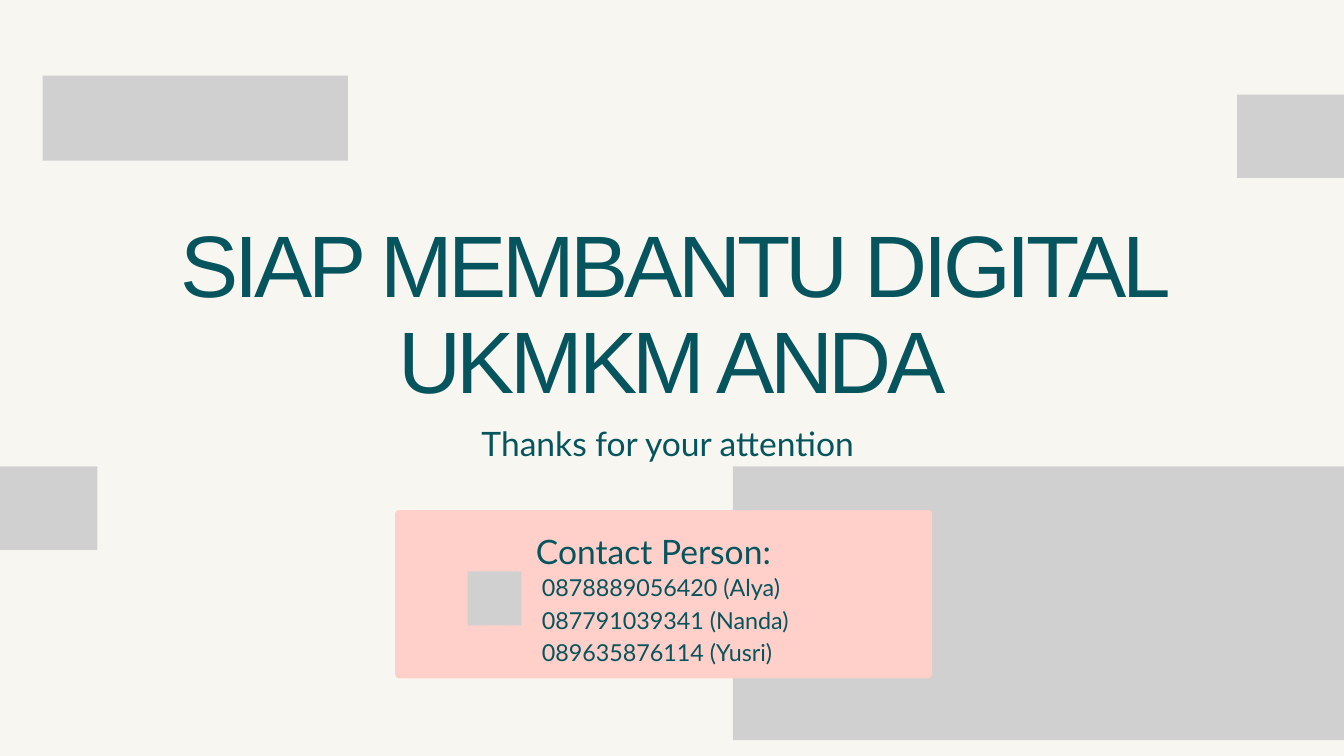
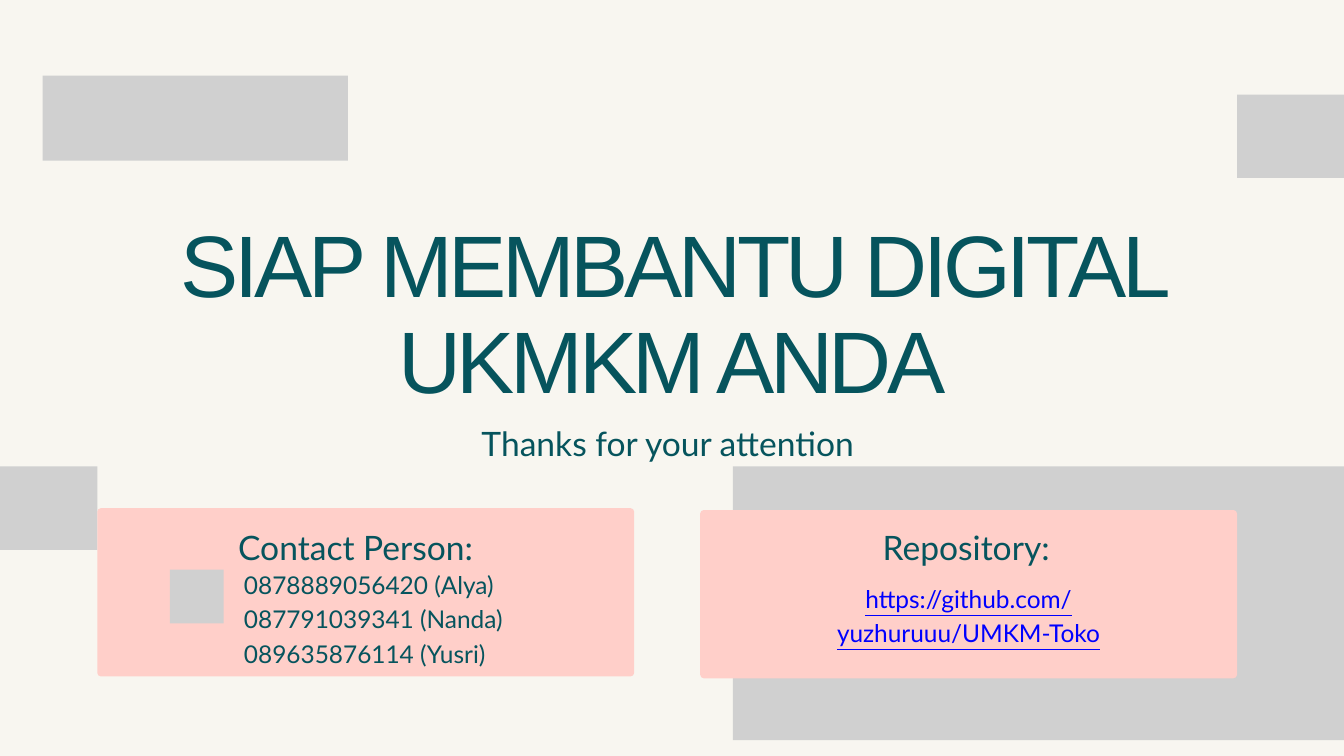
Before and after one commit to yuzhuruuu/UMKM-Toko, a slide deck: slide 13 of PPT Project UMKM Toko.pptx. Drawn at 1344x756 pixels with LibreOffice and Linux fonts; fonts in the diff are those of the drawing; grey boxes stand for pictures. Boxes give left, top, right and bottom in pixels: in the first picture for what was removed or moved away, otherwise in the second. Text is boxed around its words. In the diff, an @@ line names an element or a change of style, - is before the commit and + after.

Commit message:
Update file presentasi PPT

```diff
--- a/PPT Project UMKM Toko.pptx
+++ b/PPT Project UMKM Toko.pptx
@@ freeform shape: place and size @@
-freeform shape at (395, 510, 932, 678)
+freeform shape at (97, 508, 634, 676)
@@ text "Contact Person:": place and size @@
-text "Contact Person:" at (536, 539, 771, 565)
+text "Contact Person:" at (238, 535, 473, 561)
@@ freeform shape added at (700, 510, 1237, 678), fill #FFCFC9 @@
@@ text added at (883, 535, 1050, 566), 36 pt, text #06545D @@
+Repository:
@@ text "0878889056420 (Alya)": place and size @@
-text "0878889056420 (Alya)" at (542, 578, 789, 665)
+text "0878889056420 (Alya)" at (244, 575, 502, 667)
@@ text "0878889056420 (Alya)" at (244, 575, 502, 667): size 25 to 26.1 pt; line spacing 35pt to 36.6pt @@
@@ picture: place and size @@
-picture at (468, 571, 521, 625)
+picture at (170, 570, 224, 624)
@@ text added at (837, 590, 1100, 647), 26.1 pt, text #0000FF, underline @@
+https://github.com/yuzhuruuu/UMKM-Toko
```
